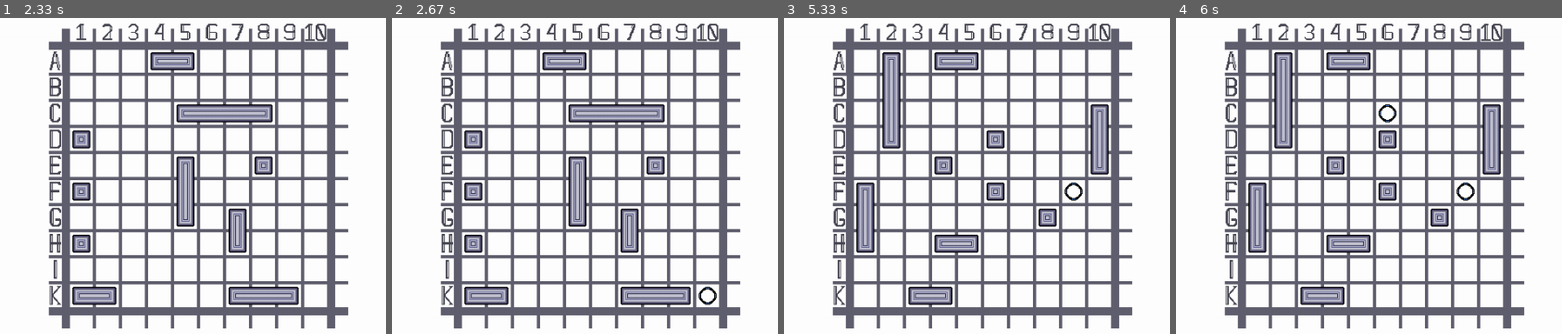
Above: before the commit, frames 1-4 (left to right).
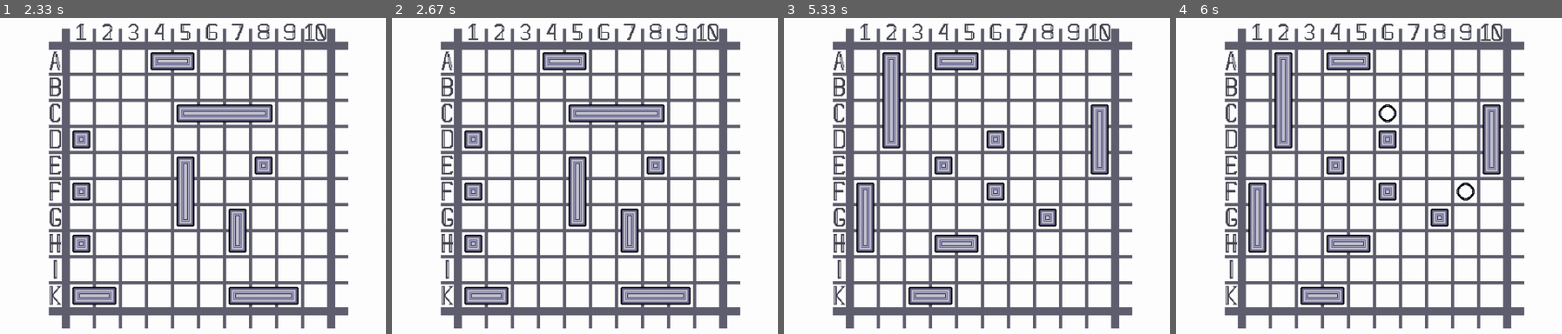
Above: after the commit, the same moments.

Repository: Alan-Bobrov/Battleship-with-pygame
Game: pygame game, started from main.py
The game is run twice, just before and just after one commit, with the same random seed, the same clock (stepped at 60 frames per second) and the same inputs.
Inputs (mouse positions are % of the whole screen's width and height, from its top left):
- Up to frame 1 (2.33 s): click (50, 52) at 0.38 s; click (61, 77) at 0.72 s; click (66, 11) at 1.05 s; click (89, 93) at 1.38 s; click (52, 13) at 1.72 s
- Up to frame 2 (2.67 s): click (91, 95) at 2.55 s
- Up to frame 3 (5.33 s): click (32, 14) at 2.93 s; click (87, 82) at 3.22 s; click (88, 74) at 4.05 s; click (17, 13) at 4.38 s; click (88, 78) at 5.22 s
- Up to frame 4 (6 s): click (79, 64) at 5.6 s
The pictures show only the part of the screen within x 50-100%, y 50-100%; the shares and areas given below are measured in that part.

Frame 1 is identical in both runs. In frame 2, 0.1% of the frame differs, in the area x 79-85%, y 85-91%; in frame 3, 0.1%; in frame 4, nothing differs.

Commit message:
Update game.py

Diff:
--- a/game.py
+++ b/game.py
@@ -141,13 +141,13 @@
                         bot_field.synchronize(x, y)
                         bot_field.synchronize(x, y, bot_comp_field)
                         first_move = True
-                        bot_field.pr_all(screen, print_ships=ShowEnemyShips)
 
                         # print user field for comp
                         if PrintCompCompField:
                             print("Bot Field")
                             print_field(bot_comp_field)
                             print("------------------------------------")
+
 
                         if InfinityYourMoves:
                             players_attack_result = (True,)
@@ -163,19 +163,15 @@
                                 bot_move, coords = bot_ob.cell_selection(player_comp_field) # y x
                                 y, x = coords
 
+                                # the bot makes a move on the place that he has chosen in advance
+                                player_field.synchronize(x, y)
+                                player_field.synchronize(x, y, player_comp_field)
+
                                 # print bot field for comp
                                 if PrintUserCompField:
                                     print("User Field")
                                     print_field(player_comp_field)
                                     print("-----------------------------------------")
-
-                                # the bot makes a move on the place that he has chosen in advance
-                                player_field.synchronize(x, y)
-                                player_field.synchronize(x, y, player_comp_field)
-
-                                screen.blit(FieldImg, (0, 0))
-                                player_field.pr_all(screen, print_ships=ShowYourShips)
-                                bot_field.pr_all(screen, print_ships=ShowEnemyShips)
 
                                 player_ship_count = 0
                                 for i in player_field.field:
